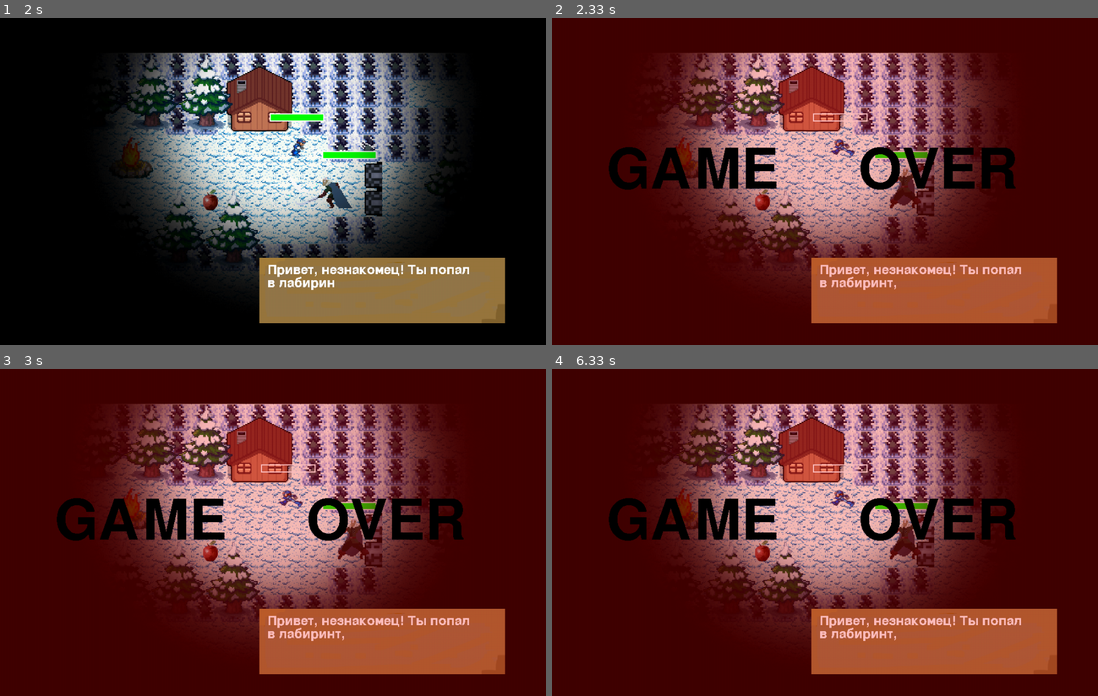
Above: before the commit, frames 1-4 (two rows, left to right).
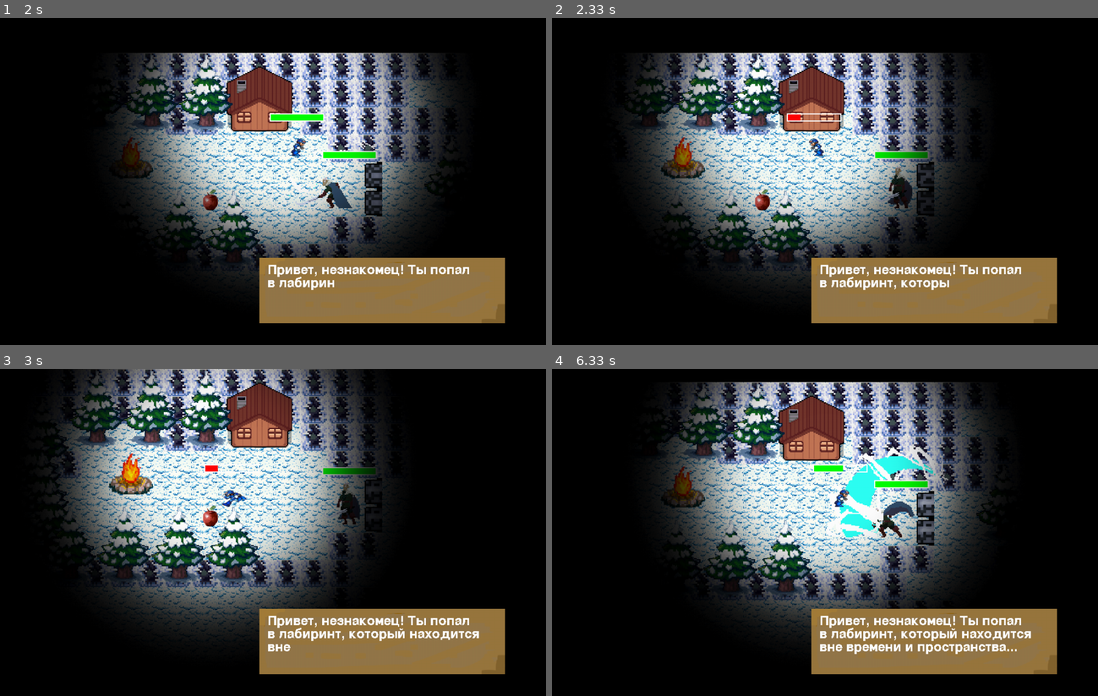
Above: after the commit, the same moments.

Repository: Gigirka/pygame
Game: pygame game, started from 123.py
Same seed, same stepped clock (60 frames per second), same inputs: the game is played once before the commit and once after it.
Inputs (mouse positions are in pixels of both pictures, inside the frame that each line leads up to):
- Up to frame 1 (2 s): click (273, 103) at 0.38 s; hold Right 0.67-1.13 s; move the mouse to (251, 194) at 0.7 s; hold Up 1.17-1.47 s; hold Right 1.5-1.97 s
- Up to frame 2 (2.33 s): hold Left from 2 s (still down)
- Up to frame 3 (3 s): release Left at 2.53 s; hold Down 2.57-2.87 s; hold Left from 2.9 s (still down)
- Up to frame 4 (6.33 s): release Left at 3.3 s; hold Up 3.33-3.7 s; hold Right 3.73-4.37 s; hold Down 4.4-4.77 s; hold Left 4.8-5.27 s; hold Right 5.3-5.77 s; hold Up 5.8-6.1 s; hold Right from 6.13 s (still down)

Frame 1 is identical in both runs. In frame 2, 99% of the frame differs, in the area x 0-100%, y 0-100%; in frame 3, 98%; in frame 4, 99%.

Commit message:
Исправлен баг, при котором не появлялся спрайт "смерти"; Добавлен песок + новые стены для нового уровня

Diff:
--- a/123.py
+++ b/123.py
@@ -301,15 +301,17 @@
         self.vy = 0
         self.vx = 0
         self.move = False
+        self.can_move = True
         self.health = 100
-        images = walkLeft + walkRight + hero_Stand
-        if self.health == 0:
+        images = walkLeft + walkRight + hero_Stand + hero_Dead
+        if self.health <= 0:
             self.images = hero_Dead
             end_time = pygame.time.get_ticks()
         self.images = images
         self.images_right = images[0:5]
         self.images_left = images[5:10]
-        self.images_stop = [images[-1]]
+        self.images_stop = [images[-2]]
+        self.images_dead = [images[-1]]
         self.index = 0
         self.image = pygame.transform.scale(images[self.index],
                                             (30, 30))  # 'image' is the current image of the animation.
@@ -329,32 +331,42 @@
             enemy.health -= 5
 
     def update_time_dependent(self, dt):
-        if self.vx < 0 or self.vy > 0 and self.health != 0:  # Use the right images if sprite is moving right.
-            self.images = self.images_right
-        elif self.vx > 0 or self.vy < 0 and self.health != 0:
-            self.images = self.images_left
-        elif self.vx == 0 and self.vy == 0 and self.health != 0:
-            self.images = self.images_stop
-
-        self.current_time += dt
-        if self.current_time >= self.animation_time:
-            self.current_time = 0
-            self.index = (self.index + 1) % len(self.images)
-            self.image = self.images[self.index]
+        if self.health <= 0:
+            self.images = hero_Dead
+            self.index = 0
+            self.image = self.images[0]
+        else:
+            if self.vx < 0 or self.vy > 0 and self.health != 0:  # Use the right images if sprite is moving right.
+                self.images = self.images_right
+            elif self.vx > 0 or self.vy < 0 and self.health != 0:
+                self.images = self.images_left
+            elif self.vx == 0 and self.vy == 0 and self.health != 0:
+                self.images = self.images_stop
+
+            self.current_time += dt
+            if self.current_time >= self.animation_time:
+                self.current_time = 0
+                self.index = (self.index + 1) % len(self.images)
+                self.image = self.images[self.index]
 
     def update_frame_dependent(self):
-        if self.vx < 0 and self.health != 0:  # Use the right images if sprite is moving right.
-            self.images = self.images_right
-        elif self.vx > 0 and self.health != 0:
-            self.images = self.images_left
-        elif self.vx == 0 and self.vy == 0 and self.health != 0:
-            self.images = self.images_stop
-
-        self.current_frame += 1
-        if self.current_frame >= self.animation_frames:
-            self.current_frame = 0
-            self.index = (self.index + 1) % len(self.images)
-            self.image = self.images[self.index]
+        if self.health <= 0:
+            self.images = hero_Dead
+            self.index = 0
+            self.image = self.images[0]
+        else:
+            if self.vx < 0 and self.health != 0:  # Use the right images if sprite is moving right.
+                self.images = self.images_right
+            elif self.vx > 0 and self.health != 0:
+                self.images = self.images_left
+            elif self.vx == 0 and self.vy == 0 and self.health != 0:
+                self.images = self.images_stop
+
+            self.current_frame += 1
+            if self.current_frame >= self.animation_frames:
+                self.current_frame = 0
+                self.index = (self.index + 1) % len(self.images)
+                self.image = self.images[self.index]
 
     def draw(self, surf):
         if self.health < 0:
@@ -373,48 +385,132 @@
     def update(self):
         global start_time
         global end_time
-        if self.health == 0:
+        if self.health <= 0:
             self.images = hero_Dead
+            self.index = 0
+            self.image = self.images[0]
+            self.can_move = False
             end_time = pygame.time.get_ticks()
             delta_time = end_time - start_time
-        if self.move:
-            old_x = self.rect.x
-            old_y = self.rect.y
-
-            if self.rect.x + self.vx <= width - width // 3 and self.rect.x + self.vx >= width // 3:  # Движение "внутри рамки" по горизонтали
-                self.rect.x += self.vx
-            else:  # Если персонаж "выходит за рамку" по горизонтали
-                if self.rect.x + self.vx < width // 3:  # Движение налево
-                    for sprite in tiles_group:
-                        sprite.rect.x -= self.vx
-
-                    for sprite in block_tiles_group:
-                        sprite.rect.x -= self.vx
-
-                    for sprite in decor_group:
-                        sprite.rect.x -= self.vx
-
-                    for sprite in enemy_group:
-                        sprite.rect.x -= self.vx
-
-                    for sprite in healing_apples_group:
-                        sprite.rect.x -= self.vx
-
-                if self.rect.x + self.vx > width - width // 3:  # Движение направо
-                    for sprite in tiles_group:
-                        sprite.rect.x -= self.vx
-
-                    for sprite in block_tiles_group:
-                        sprite.rect.x -= self.vx
-
-                    for sprite in decor_group:
-                        sprite.rect.x -= self.vx
-
-                    for sprite in enemy_group:
-                        sprite.rect.x -= self.vx
-
-                    for sprite in healing_apples_group:
-                        sprite.rect.x -= self.vx
+        else:
+            if self.move:
+                old_x = self.rect.x
+                old_y = self.rect.y
+
+                if self.rect.x + self.vx <= width - width // 3 and self.rect.x + self.vx >= width // 3:  # Движение "внутри рамки" по горизонтали
+                    self.rect.x += self.vx
+                else:  # Если персонаж "выходит за рамку" по горизонтали
+                    if self.rect.x + self.vx < width // 3:  # Движение налево
+                        for sprite in tiles_group:
+                            sprite.rect.x -= self.vx
+
+                        for sprite in block_tiles_group:
+                            sprite.rect.x -= self.vx
+
+                        for sprite in decor_group:
+                            sprite.rect.x -= self.vx
+
+                        for sprite in enemy_group:
+                            sprite.rect.x -= self.vx
+
+                        for sprite in healing_apples_group:
+                            sprite.rect.x -= self.vx
+
+                    if self.rect.x + self.vx > width - width // 3:  # Движение направо
+                        for sprite in tiles_group:
+                            sprite.rect.x -= self.vx
+
+                        for sprite in block_tiles_group:
+                            sprite.rect.x -= self.vx
+
+                        for sprite in decor_group:
+                            sprite.rect.x -= self.vx
+
+                        for sprite in enemy_group:
+                            sprite.rect.x -= self.vx
+
+                        for sprite in healing_apples_group:
+                            sprite.rect.x -= self.vx
+                    collision_sprites = [
+                        sprite for sprite in pygame.sprite.spritecollide(self, tiles_group, False)  # коллизия с дверьми
+                        if sprite.anim_work
+                    ]
+                    collision_sprites += pygame.sprite.spritecollide(self, block_tiles_group, False)
+                    for sprite in collision_sprites:
+                        if sprite != self:
+                            for sprite in tiles_group:
+                                sprite.rect.x += self.vx
+
+                            for sprite in block_tiles_group:
+                                sprite.rect.x += self.vx
+
+                            for sprite in decor_group:
+                                sprite.rect.x += self.vx
+
+                            for sprite in enemy_group:
+                                sprite.rect.x += self.vx
+
+                            for sprite in healing_apples_group:
+                                sprite.rect.x += self.vx
+
+                if self.rect.y + self.vy <= height - height // 2 and self.rect.y + self.vy >= height // 2:  # Движение "внутри рамки" по вертикали
+                    self.rect.y += self.vy
+                else:  # Если персонаж "выходит за рамку" по вертикали
+                    if self.rect.y + self.vy < height // 2:  # Движение наверх
+                        for sprite in tiles_group:
+                            sprite.rect.y -= self.vy
+
+                        for sprite in block_tiles_group:
+                            sprite.rect.y -= self.vy
+
+                        for sprite in decor_group:
+                            sprite.rect.y -= self.vy
+
+                        for sprite in enemy_group:
+                            sprite.rect.y -= self.vy
+
+                        for sprite in healing_apples_group:
+                            sprite.rect.y -= self.vy
+
+                    if self.rect.y + self.vy > height - height // 3:  # Движение вниз
+                        for sprite in tiles_group:
+                            sprite.rect.y -= self.vy
+
+                        for sprite in block_tiles_group:
+                            sprite.rect.y -= self.vy
+
+                        for sprite in decor_group:
+                            sprite.rect.y -= self.vy
+
+                        for sprite in enemy_group:
+                            sprite.rect.y -= self.vy
+
+                        for sprite in healing_apples_group:
+                            sprite.rect.y -= self.vy
+
+                    # Проверка на столкновение с препятствиями
+                    collision_sprites = [
+                        sprite for sprite in pygame.sprite.spritecollide(self, tiles_group, False)  # коллизия с дверьми
+                        if sprite.anim_work
+                    ]
+                    collision_sprites += pygame.sprite.spritecollide(self, block_tiles_group, False)
+                    for sprite in collision_sprites:
+                        if sprite != self:
+                            for sprite in tiles_group:
+                                sprite.rect.y += self.vy
+
+                            for sprite in block_tiles_group:
+                                sprite.rect.y += self.vy
+
+                            for sprite in decor_group:
+                                sprite.rect.y += self.vy
+
+                            for sprite in enemy_group:
+                                sprite.rect.y += self.vy
+
+                            for sprite in healing_apples_group:
+                                sprite.rect.y += self.vy
+
                 collision_sprites = [
                     sprite for sprite in pygame.sprite.spritecollide(self, tiles_group, False)  # коллизия с дверьми
                     if sprite.anim_work
@@ -422,88 +518,8 @@
                 collision_sprites += pygame.sprite.spritecollide(self, block_tiles_group, False)
                 for sprite in collision_sprites:
                     if sprite != self:
-                        for sprite in tiles_group:
-                            sprite.rect.x += self.vx
-
-                        for sprite in block_tiles_group:
-                            sprite.rect.x += self.vx
-
-                        for sprite in decor_group:
-                            sprite.rect.x += self.vx
-
-                        for sprite in enemy_group:
-                            sprite.rect.x += self.vx
-
-                        for sprite in healing_apples_group:
-                            sprite.rect.x += self.vx
-
-            if self.rect.y + self.vy <= height - height // 2 and self.rect.y + self.vy >= height // 2:  # Движение "внутри рамки" по вертикали
-                self.rect.y += self.vy
-            else:  # Если персонаж "выходит за рамку" по вертикали
-                if self.rect.y + self.vy < height // 2:  # Движение наверх
-                    for sprite in tiles_group:
-                        sprite.rect.y -= self.vy
-
-                    for sprite in block_tiles_group:
-                        sprite.rect.y -= self.vy
-
-                    for sprite in decor_group:
-                        sprite.rect.y -= self.vy
-
-                    for sprite in enemy_group:
-                        sprite.rect.y -= self.vy
-
-                    for sprite in healing_apples_group:
-                        sprite.rect.y -= self.vy
-
-                if self.rect.y + self.vy > height - height // 3:  # Движение вниз
-                    for sprite in tiles_group:
-                        sprite.rect.y -= self.vy
-
-                    for sprite in block_tiles_group:
-                        sprite.rect.y -= self.vy
-
-                    for sprite in decor_group:
-                        sprite.rect.y -= self.vy
-
-                    for sprite in enemy_group:
-                        sprite.rect.y -= self.vy
-
-                    for sprite in healing_apples_group:
-                        sprite.rect.y -= self.vy
-
-                # Проверка на столкновение с препятствиями
-                collision_sprites = [
-                    sprite for sprite in pygame.sprite.spritecollide(self, tiles_group, False)  # коллизия с дверьми
-                    if sprite.anim_work
-                ]
-                collision_sprites += pygame.sprite.spritecollide(self, block_tiles_group, False)
-                for sprite in collision_sprites:
-                    if sprite != self:
-                        for sprite in tiles_group:
-                            sprite.rect.y += self.vy
-
-                        for sprite in block_tiles_group:
-                            sprite.rect.y += self.vy
-
-                        for sprite in decor_group:
-                            sprite.rect.y += self.vy
-
-                        for sprite in enemy_group:
-                            sprite.rect.y += self.vy
-
-                        for sprite in healing_apples_group:
-                            sprite.rect.y += self.vy
-
-            collision_sprites = [
-                sprite for sprite in pygame.sprite.spritecollide(self, tiles_group, False)  # коллизия с дверьми
-                if sprite.anim_work
-            ]
-            collision_sprites += pygame.sprite.spritecollide(self, block_tiles_group, False)
-            for sprite in collision_sprites:
-                if sprite != self:
-                    self.rect.x = old_x
-                    self.rect.y = old_y
+                        self.rect.x = old_x
+                        self.rect.y = old_y
 
 
 class Enemy(pygame.sprite.Sprite):
@@ -552,7 +568,7 @@
             self.image = self.images[self.index]
             if self.image == self.images_attack[0]:
                 self.last_attack_time = self.timee
-                player.health -= 100
+                player.health -= 75
                 enemy_punch_sound.play()
 
     def draw(self, surf):
@@ -676,7 +692,7 @@
         if event.type == pygame.MOUSEBUTTONDOWN:
             player.attack()
             # player.images = hero_Attack
-        if event.type == pygame.KEYDOWN:
+        if event.type == pygame.KEYDOWN and player.can_move:
             player.move = True
             if event.key == pygame.K_s:
                 player.attack()
@@ -745,7 +761,12 @@
         displayed_text += text[counter]
         counter += 1
     blit_text(screen, displayed_text, (490, 450), pygame.font.Font(None, 36))
-    if player.health == 0:
+    if player.health <= 0:
+        player.index = 0
+        player.images = player.images_dead
+        player.image = player.images[0]
+        player_group.draw(screen)
+        player.can_move = False
         pygame.mixer.pause()
         print(round(end_time / 1000 - 3, 1), 'секунд')
         end_screen()
Binary file added: data/sand1.png
Binary file added: data/sand_wall.png
